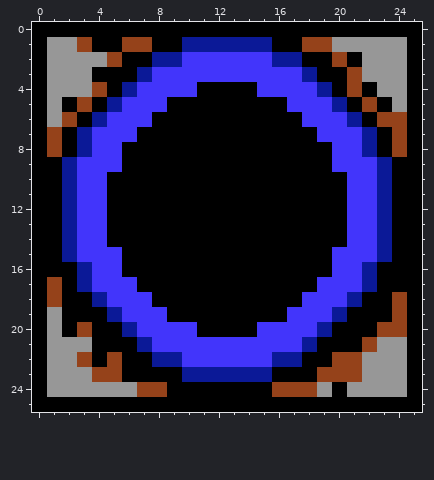
One commit to this pixel-art sprite: images/dead-tile.png. That is the earlier state.
The file is 78x78 pixels, drawn in blocks of 3x3; one block is one cell here.
After:
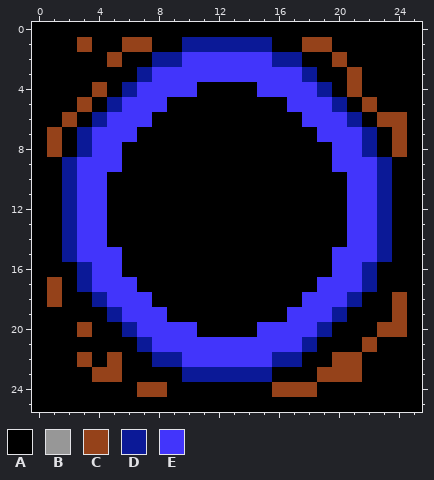
Palette (. is transparent): A #000000  B #979797  C #95421a  D #0b1997  E #4235fb
What changed:
Colour B gives way to colour A in row 1 at x 1 to 2 and 20 to 24; in row 2 at x 1 to 4 and 22 to 24; in row 3 at x 1 to 3 and 22 to 24; in row 4 at x 1 to 3 and 23 to 24; in row 5 at x 1 and 24; in row 6 at x 1.
Colour B gives way to colour A in rows 19 to 20 at x 1; in row 21 at x 1 to 3 and 23 to 24; in row 22 at x 1 to 2 and 22 to 24; in row 23 at x 1 to 3 and 22 to 24; in row 24 at x 1 to 6, 19 and 21 to 24.
Changed places in both pictures, as pixel boxes (x1, y1, x2, y2):
changed: (47, 37, 107, 127)
changed: (332, 37, 407, 112)
changed: (47, 307, 137, 397)
changed: (317, 337, 407, 397)
